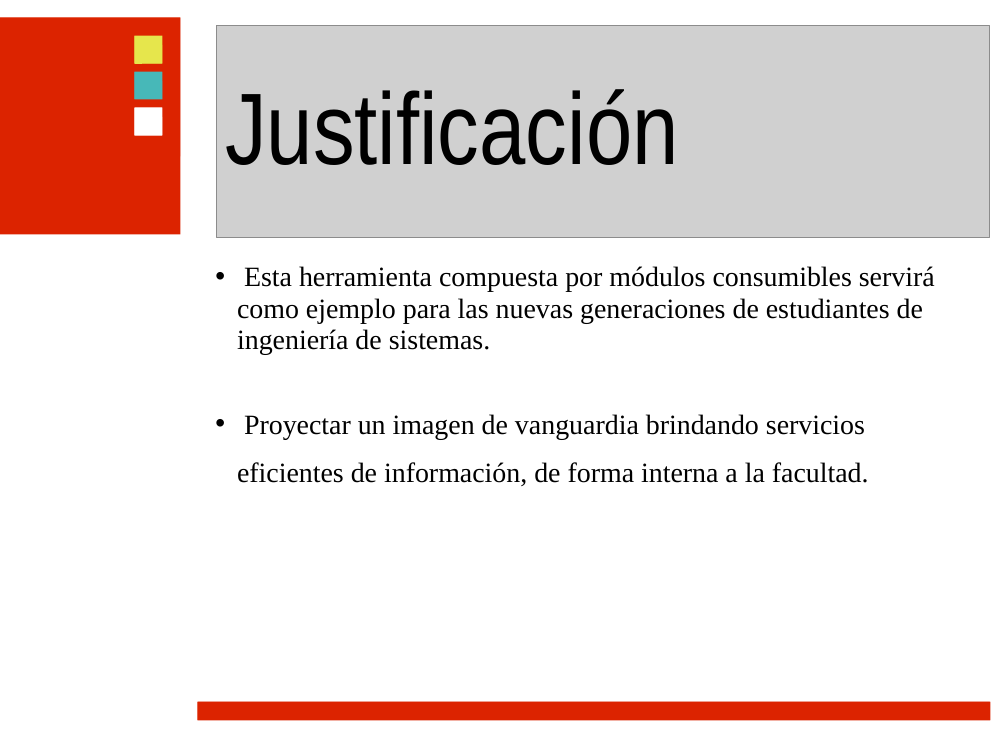
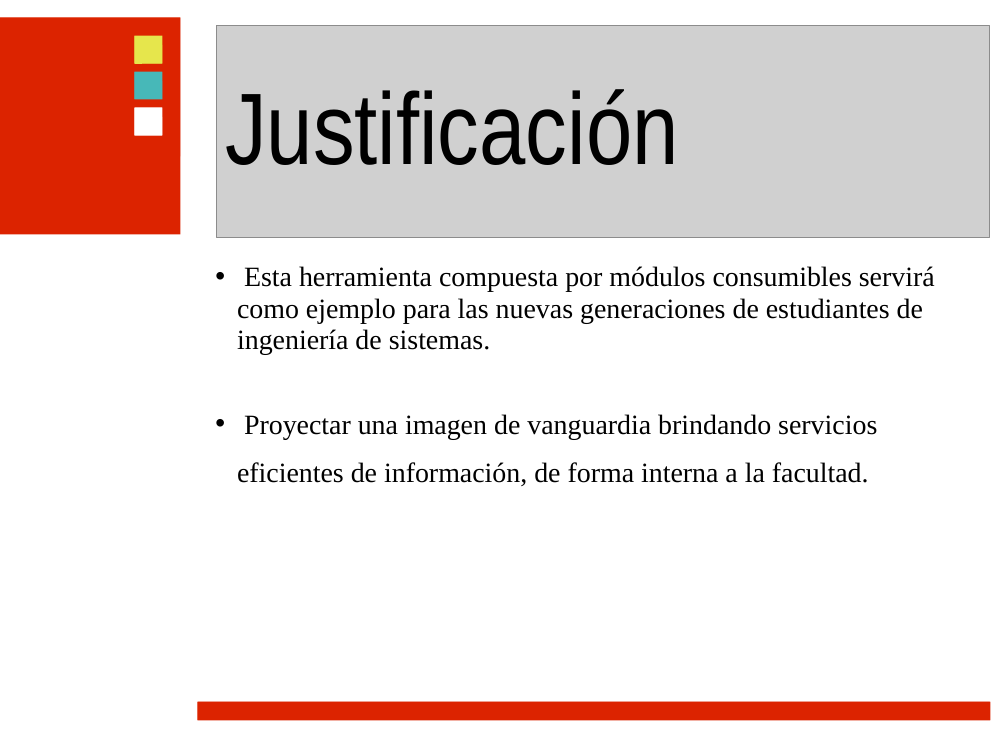
Before and after one commit to ramayac/jhard, a slide deck: slide 17 of presentaciones/primera defensa/jhard.ppt. Drawn at 1008x756 pixels with LibreOffice and Linux fonts; fonts in the diff are those of the drawing; grey boxes stand for pictures; background and template pictures are left out. Boxes give left, top, right and bottom in pixels: in the first picture for what was removed or moved away, otherwise in the second. Text is boxed around its words. In the diff, an @@ line names an element or a change of style, - is before the commit and + after.

Commit message:
fixes

```diff
--- a/presentaciones/primera defensa/jhard.ppt
+++ b/presentaciones/primera defensa/jhard.ppt
@@ text at (x1=237, y1=414, x2=877, y2=486): text changed @@
-• Proyectar un imagen de vanguardia brindando servicios eficientes de información, de forma interna a la facultad.
+• Proyectar una imagen de vanguardia brindando servicios eficientes de información, de forma interna a la facultad.
```
Also in this commit, not shown: 3 other slides changed, 1 slide removed.
